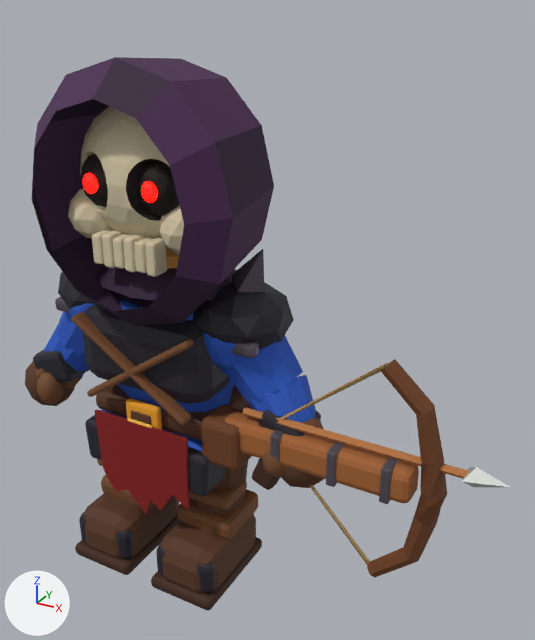
Two versions of the glTF model src/Game/Assets/Authored/characters/evil_ranged_unit.glb, one commit apart.
Camera for both pictures: a camera (50 mm lens) standing at (2.07, -2.76, 2.88) and looking at (0.47, 0.14, 1.43). The lights are fixed; the arrows at lower left show +X, +Y and +Z. The first picture is the older version. Where no turn or scale is listed for an object, it has been applied to the vertices. Vertices at exactly the same position are counted once.

Script lines for the objects in view, before the commit:
```python
ob_crossbow_curved_bow_limbs = bpy.data.objects.new('Crossbow curved bow limbs', me_crossbow_curved_bow_limbs)
ob_crossbow_curved_bow_limbs.location = (0.82, -0.17, 0.97)
ob_folded_cloth_collar = bpy.data.objects.new('Folded cloth collar', me_folded_cloth_collar_001)
ob_folded_cloth_collar.location = (0.0, 0.0, 0.0)
ob_forearm_sleeve = bpy.data.objects.new('Forearm sleeve', me_forearm_sleeve_004)
ob_forearm_sleeve.location = (0.0, 0.0, 0.0)
ob_forearm_sleeve_001 = bpy.data.objects.new('Forearm sleeve.001', me_forearm_sleeve_005)
ob_forearm_sleeve_001.location = (0.0, 0.0, 0.0)
ob_open_cloth_hood = bpy.data.objects.new('Open cloth hood', me_open_cloth_hood_001)
ob_open_cloth_hood.location = (0.0, 0.0, 0.0)
ob_rounded_tunic_shoulder = bpy.data.objects.new('Rounded tunic shoulder', me_rounded_tunic_shoulder_004)
ob_rounded_tunic_shoulder.location = (0.0, 0.0, 0.0)
ob_tapered_tunic = bpy.data.objects.new('Tapered tunic', me_tapered_tunic_002)
ob_tapered_tunic.location = (0.0, 0.0, 0.0)
ob_upper_sleeve = bpy.data.objects.new('Upper sleeve', me_upper_sleeve_004)
ob_upper_sleeve.location = (0.0, 0.0, 0.0)
ob_upper_sleeve_001 = bpy.data.objects.new('Upper sleeve.001', me_upper_sleeve_005)
ob_upper_sleeve_001.location = (0.0, 0.0, 0.0)
# also in view: 'Crossbow wooden stock' at (0.89, -0.17, 0.97); 'Boot sole.001' at (-0.26, -0.14, 0.05); 'Skull upper tooth.011' at (0.15, -0.28, 1.82); 'Socket darkness.003' at (0.16, -0.24, 2.12); 'Bone cheek.003' at (0.26, -0.17, 1.95)
```
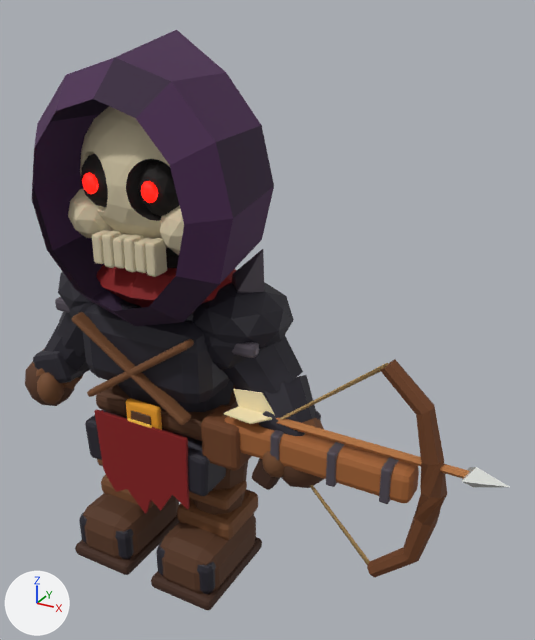
Pixel boxes [x1, y1, x2, y2] of what changed, in the pictures (535 x 640 px; the box of a moved part takes in the faces that stretch with it):
'Open cloth hood', reshaped (10% taller): before [32, 57, 274, 326]; after [32, 30, 274, 326]
'Upper sleeve', recoloured (blue to dark grey): [223, 336, 303, 395] in both
'Folded cloth collar', recoloured: [96, 264, 237, 308] in both
'Forearm sleeve', recoloured (blue to dark grey): [264, 375, 316, 423] in both
'Tapered tunic', recoloured: [118, 300, 234, 412] in both
'Rounded tunic shoulder', recoloured (blue to dark grey): [204, 333, 248, 371] in both
'Upper sleeve.001', recoloured (blue to dark grey): [57, 312, 85, 357] in both
'Forearm sleeve.001', recoloured (blue to dark grey): [43, 323, 89, 377] in both
'Loaded bolt ivory fletching 1', added (beige): after [233, 389, 275, 415]
'Loaded bolt ivory fletching 2', added (beige): after [224, 406, 272, 424]
'Tunic skirt panel', recoloured (blue to dark grey): [162, 429, 202, 451] in both
'Rounded tunic shoulder.001', recoloured (blue to dark grey): [69, 303, 94, 328] in both
part 1 of me_open_cloth_hood_001, moved or reshaped: before [102, 57, 261, 142]; after [102, 30, 261, 142]

What changed in the scene script:
```text
Change me_folded_cloth_collar_001:
    where me_folded_cloth_collar_001.from_pydata(...)  # 36 vertices, 68 faces; spans x -0.39..0.39, y -0.304..0.304, z 1.51..1.71
    remove me_folded_cloth_collar_001.materials.append(mat_evil_purple)  # dark purple #301838
    add me_folded_cloth_collar_001.materials.append(mat_evil_red)  # red #871113
Change me_forearm_sleeve_004:
    where me_forearm_sleeve_004.from_pydata(...)  # 20 vertices, 36 faces; spans x 0.476..0.856, y -0.191..0.139, z 0.869..1.252
    remove me_forearm_sleeve_004.materials.append(mat_blue)  # blue #2657bf
    add me_forearm_sleeve_004.materials.append(mat_evil_steel)  # dark grey #2b2933
Change me_forearm_sleeve_005:
    where me_forearm_sleeve_005.from_pydata(...)  # 20 vertices, 36 faces; spans x -0.856..-0.476, y -0.191..0.139, z 0.869..1.252
    remove me_forearm_sleeve_005.materials.append(mat_blue)  # blue #2657bf
    add me_forearm_sleeve_005.materials.append(mat_evil_steel)  # dark grey #2b2933
Change me_open_cloth_hood_001:
    remove me_open_cloth_hood_001.from_pydata(...)  # 37 vertices, 60 faces; spans x -0.545..0.545, y -0.43..0.46, z 1.455..2.645
    add me_open_cloth_hood_001.from_pydata(...)  # 37 vertices, 60 faces; spans x -0.545..0.545, y -0.43..0.46, z 1.455..2.72
    me_open_cloth_hood_001 part 1
    me_open_cloth_hood_001.vertices[22].co: (-0.243, 0.18, 2.539) -> (-0.243, 0.18, 2.56)
    me_open_cloth_hood_001.vertices[35].co: (0.243, 0.18, 2.539) -> (0.243, 0.18, 2.56)  # pixel (226, 77) -> pixel (226, 72)
    me_open_cloth_hood_001.vertices[36].co: (0.0, 0.18, 2.61) -> (-0.2, 0.44, 2.72)  # pixel (180, 58) -> pixel (176, 29)
Change me_rounded_tunic_shoulder_004:
    where me_rounded_tunic_shoulder_004.from_pydata(...)  # 42 vertices, 80 faces; spans x 0.181..0.601, y -0.239..0.241, z 1.205..1.655
    remove me_rounded_tunic_shoulder_004.materials.append(mat_blue)  # blue #2657bf
    add me_rounded_tunic_shoulder_004.materials.append(mat_evil_steel)  # dark grey #2b2933
Change me_rounded_tunic_shoulder_005:
    where me_rounded_tunic_shoulder_005.from_pydata(...)  # 42 vertices, 80 faces; spans x -0.601..-0.18, y -0.238..0.241, z 1.206..1.656
    remove me_rounded_tunic_shoulder_005.materials.append(mat_blue)  # blue #2657bf
    add me_rounded_tunic_shoulder_005.materials.append(mat_evil_steel)  # dark grey #2b2933
Change me_tapered_tunic_002:
    where me_tapered_tunic_002.from_pydata(...)  # 40 vertices, 76 faces; spans x -0.43..0.43, y -0.282..0.282, z 0.79..1.52
    remove me_tapered_tunic_002.materials.append(mat_blue)  # blue #2657bf
    add me_tapered_tunic_002.materials.append(mat_evil_steel)  # dark grey #2b2933
Change me_tunic_skirt_panel_004:
    where me_tunic_skirt_panel_004.from_pydata(...)  # 56 vertices, 108 faces; spans x 0.001..0.359, y -0.255..0.175, z 0.588..0.882
    remove me_tunic_skirt_panel_004.materials.append(mat_blue)  # blue #2657bf
    add me_tunic_skirt_panel_004.materials.append(mat_evil_steel)  # dark grey #2b2933
Change me_upper_sleeve_004:
    where me_upper_sleeve_004.from_pydata(...)  # 20 vertices, 36 faces; spans x 0.246..0.717, y -0.19..0.19, z 1.069..1.541
    remove me_upper_sleeve_004.materials.append(mat_blue)  # blue #2657bf
    add me_upper_sleeve_004.materials.append(mat_evil_steel)  # dark grey #2b2933
Change me_upper_sleeve_005:
    where me_upper_sleeve_005.from_pydata(...)  # 20 vertices, 36 faces; spans x -0.717..-0.246, y -0.19..0.19, z 1.069..1.541
    remove me_upper_sleeve_005.materials.append(mat_blue)  # blue #2657bf
    add me_upper_sleeve_005.materials.append(mat_evil_steel)  # dark grey #2b2933
Add me_loaded_bolt_ivory_fletching_2:
    me_loaded_bolt_ivory_fletching_2.from_pydata([(-0.33, 0.0, 0.13), (-0.13, 0.0, 0.13), (-0.21, -0.1, 0.13), (-0.36, -0.085, 0.13), (-0.33, 0.0, 0.138), (-0.13, 0.0, 0.138), (-0.21, -0.1, 0.138), (-0.36, -0.085, 0.138)], [], [(0, 1, 2), (0, 2, 3), (4, 7, 6), (4, 6, 5), (0, 3, 7), (0, 7, 4), (1, 0, 4), (1, 4, 5), (2, 1, 5), (2, 5, 6), (3, 2, 6), (3, 6, 7)])
    me_loaded_bolt_ivory_fletching_2.materials.append(mat_loaded_bolt_feather_ivory)  # beige #fcebba
Add me_loaded_bolt_ivory_fletching_1:
    me_loaded_bolt_ivory_fletching_1.from_pydata([(-0.33, 0.0, 0.13), (-0.13, 0.0, 0.13), (-0.21, 0.0, 0.24), (-0.36, 0.0, 0.22), (-0.33, 0.008, 0.13), (-0.13, 0.008, 0.13), (-0.21, 0.008, 0.24), (-0.36, 0.008, 0.22)], [], [(0, 1, 2), (0, 2, 3), (4, 7, 6), (4, 6, 5), (0, 3, 7), (0, 7, 4), (1, 0, 4), (1, 4, 5), (2, 1, 5), (2, 5, 6), (3, 2, 6), (3, 6, 7)])
    me_loaded_bolt_ivory_fletching_1.materials.append(mat_loaded_bolt_feather_ivory)  # beige #fcebba
Add ob_loaded_bolt_ivory_fletching_2:
    ob_loaded_bolt_ivory_fletching_2 = bpy.data.objects.new('Loaded bolt ivory fletching 2', me_loaded_bolt_ivory_fletching_2)
    ob_loaded_bolt_ivory_fletching_2.location = (0.82, -0.17, 0.97)
Add ob_loaded_bolt_ivory_fletching_1:
    ob_loaded_bolt_ivory_fletching_1 = bpy.data.objects.new('Loaded bolt ivory fletching 1', me_loaded_bolt_ivory_fletching_1)
    ob_loaded_bolt_ivory_fletching_1.location = (0.82, -0.17, 0.97)
```
